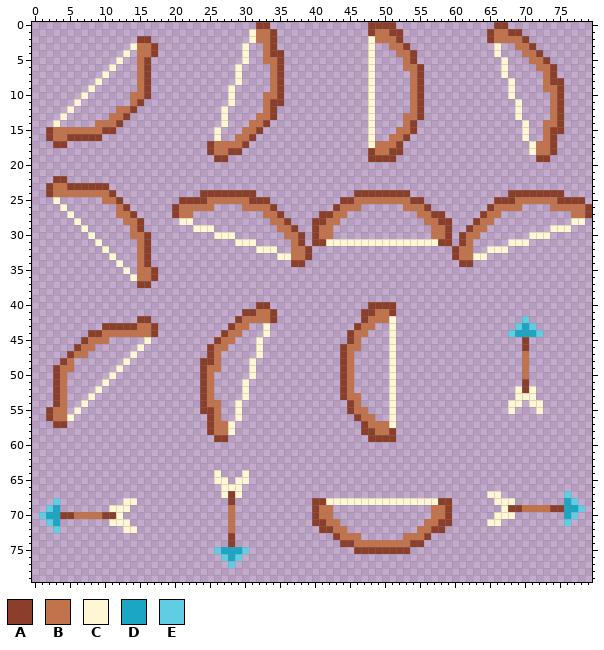
One commit to this sprite sheet: The_Legend_of_the_Princess/graphics/rotbow_w_string.png. The picture above was drawn from the file before the commit.
The file is 80x80 pixels.
Palette (. is transparent): A #8b3f2b  B #c3734b  C #fff6d3  D #1ba7c4  E #5fcde4
Pixels before (only the part around the change), first column x 0:
23 ..ABBAAAAAA.....................................................................
24 ..ABBBBBBBBA............AAAAAAAA..............AAAAAAAA..............AAAAAAAA....
25 ...C......BBA........AAAABBBBBBAAA..........AABBBBBBBBAA..........AAABBBBBBAAAA.
26 ....C.......BA......ABBBBB....BBBBA........ABBB......BBBA........ABBBB....BBBBBA
27 .....C......BBA.....ABB..........BBA.....AABB..........BBAA.....ABB..........BBA
28 ......C......BBA.....CC...........BBA...AABB............BBAA...ABB...........CC.
29 .......C......BA.......CCC.........BBA..ABB..............BBA..ABB.........CCC...
30 ........C.....BBA.........CCC.......BBA.ABB..............BBA.ABB.......CCC......
31 .........C.....BA............CCC.....BA.AACCCCCCCCCCCCCCCCAA.AB.....CCC.........
32 ..........C....BA...............CCC..BBA....................ABB..CCC............
33 ...........C...BA..................CCBBA....................ABBCC...............
34 ............C..BA....................AA......................AA.................
35 .............C.BBA..............................................................
36 ..............CBBA..............................................................
37 ...............AA...............................................................
38 ................................................................................
39 ................................................................................
40 ................................AA..............AAAA............................
41 ..............................AABBA............AABBA............................
42 ...............AA............ABBBBA............ABBBC..................E.........
43 ..........AAAAABBA..........ABB..C............ABB..C.................EDE........
44 ........AABBBBBBBA.........ABB...C...........ABB...C................EDDDE.......
45 .......ABBB.....C.........ABB...C............AB....C..................A.........
46 ......ABB......C.........ABB....C...........ABB....C..................A.........
47 .....ABB......C..........AB.....C...........AB.....C..................B.........
48 ....AB.......C..........AAB....C............AB.....C..................B.........
49 ...ABB......C...........ABB....C............AB.....C..................B.........
50 ...AB......C............AB.....C............AB.....C..................B.........
51 ...AB.....C.............AB....C.............AB.....C..................A.........
52 ...AB....C..............AB....C.............AB.....C.................CAC........
53 ...AB...C...............AB....C.............ABB....C.................CCC........
54 ...AB..C................ABB..C...............AB....C................CC.CC.......
55 ..ABB.C.................AAB..C...............ABB...C................C...C.......
56 ..ABBC...................AB..C................ABB..C............................
57 ...AA....................ABBC..................ABBBC............................
58 .........................ABBC..................AABBA............................
59 ..........................AA....................AAAA............................
60 ................................................................................
61 ................................................................................
62 ................................................................................
63 ................................................................................
64 ..........................C...C.................................................
65 ..........................CC.CC.................................................
66 ...........................CCC..................................................
67 ...........................CAC...................................CC.........E...
68 ...E.........CC.............A...........AACCCCCCCCCCCCCCCCAA......CCC.......DE..
69 ..ED.......CCC..............B...........ABB..............BBA.......CAABBBBAADDE.
70 .EDDAABBBBAAC...............B...........ABB..............BBA......CCC.......DE..
71 ..ED.......CCC..............B...........AABB............BBAA.....CC.........E...
72 ...E.........CC.............B............AABB..........BBAA.....................
73 ............................A..............ABBB......BBBA.......................
74 ............................A...............AABBBBBBBBAA........................
75 ..........................EDDDE...............AAAAAAAA..........................
76 ...........................EDE..................................................
77 ............................E...................................................
78 ................................................................................
79 ................................................................................
Once edited:
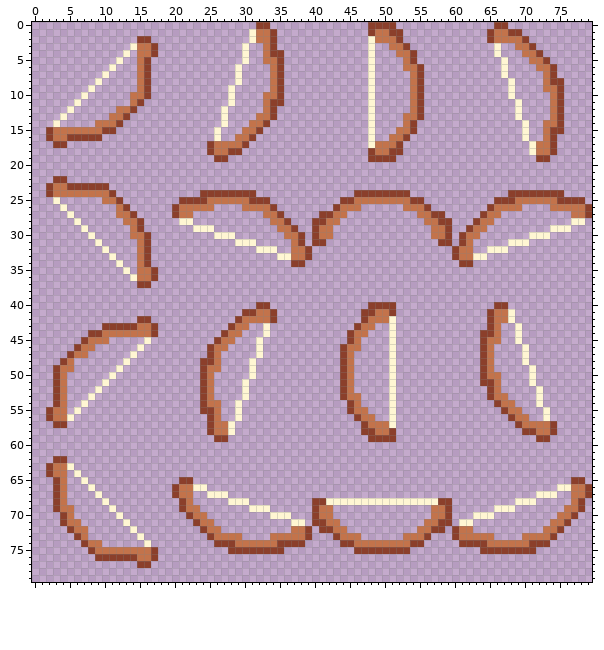
The edit:
Changed rows in their new state; - is an unchanged pixel.
first column x 42:
31 ................
first column x 1:
40 -----------------------------------------------------------------AA------------
41 ----------------------------------------------------------------ABBC-----------
42 ----------------------------------------------------------------ABBC-.---------
43 ----------------------------------------------------------------AB--C..--------
44 ---------------------------------------------------------------AAB-.C...-------
45 ---------------------------------------------------------------ABB--C.---------
46 ---------------------------------------------------------------AB----C---------
47 ---------------------------------------------------------------AB----C---------
48 ---------------------------------------------------------------AB----C---------
49 ---------------------------------------------------------------AB----.C--------
50 ---------------------------------------------------------------ABB---.C--------
51 ---------------------------------------------------------------AAB---.C--------
52 ----------------------------------------------------------------AB--...C-------
53 ----------------------------------------------------------------ABB-...C-------
54 -----------------------------------------------------------------ABB.-.--------
55 ------------------------------------------------------------------ABB--.C------
56 -------------------------------------------------------------------ABB--C------
57 --------------------------------------------------------------------ABBBBA-----
58 ---------------------------------------------------------------------AABBA-----
59 -----------------------------------------------------------------------AA------
62 --AA---------------------------------------------------------------------------
63 -ABBC--------------------------------------------------------------------------
64 -ABB-C-------------------.---.-------------------------------------------------
65 --AB--C-------------AA---..-..----------------------------------------------AA-
66 --AB---C-----------ABBCC--...---------------------------------------------CCBBA
67 --AB----C----------ABB--CC-..-----------------------------------..-----CCC-.BBA
68 --AB-----C--..------AB-----CCC-----------------------------------...CCC----.BA-
69 -.ABB------..-------ABB----.--CCC--------------------------------C-C.......BBA-
70 ...-B......----------ABB---.-----CCC--------------------------CCC...------BBA--
71 -..ABB----..----------ABB--.--------CC----------------------CC--..-------BBA---
72 --.-ABB-----.----------ABB-.--------BBA--------------------ABB----------BBA----
73 -----AB-------C---------ABBBB----BBBBBA--------------------ABBBBB----BBBBA-----
74 ------ABB------C---------AA-BBBBBBAAAA----------------------AAAABBBBBBAAA------
75 -------ABBBBBBBBA--------..AAAAAAAA----------------------------AAAAAAAA--------
76 --------AAAAAABBA---------...--------------------------------------------------
77 --------------AA-----------.---------------------------------------------------
